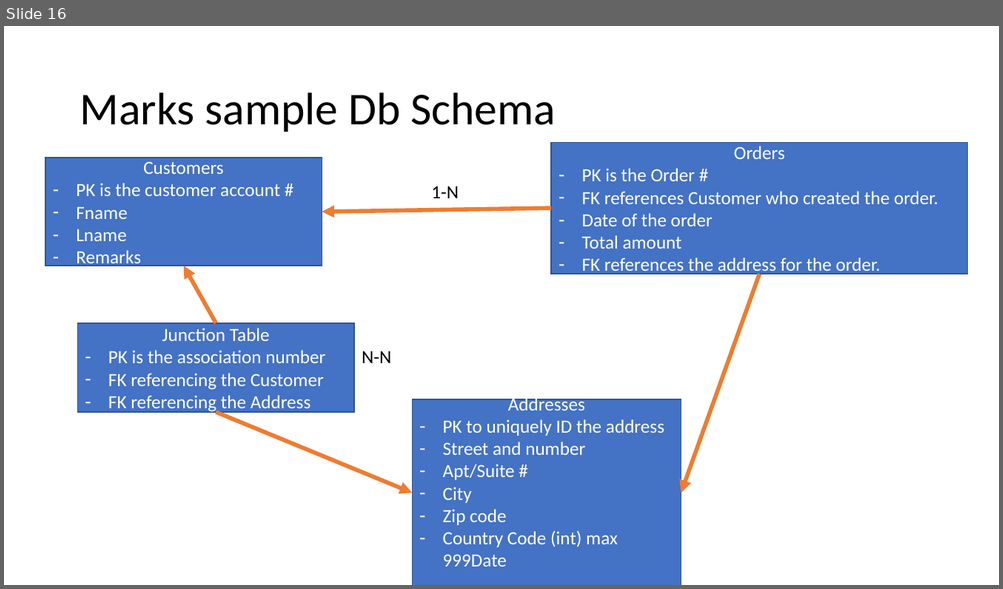
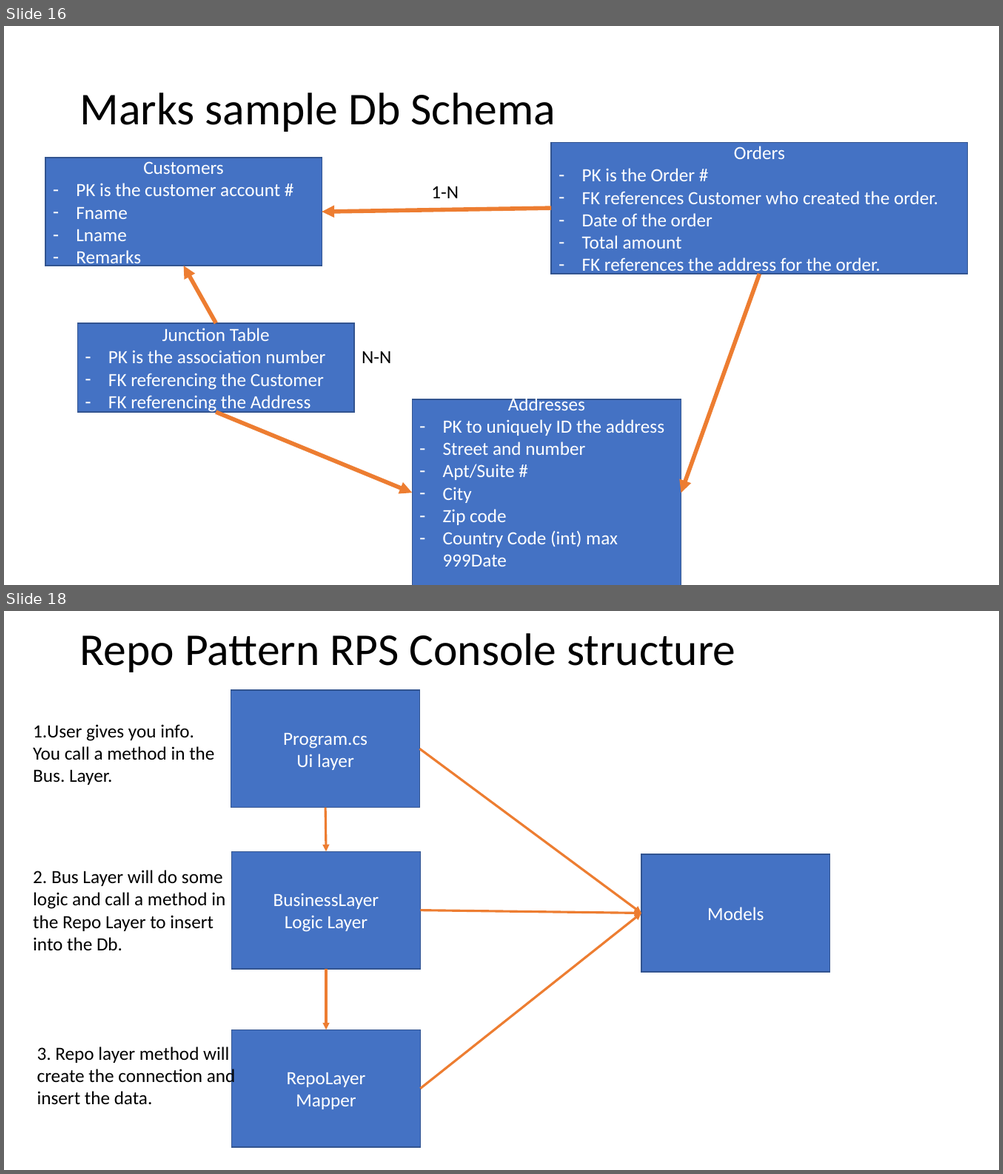
Before and after one commit to 071822-dotnet-ext-batch-org/071822-dotnet-ext-batch-repo, a slide deck: MarkDrawrings.pptx. Shown one above the other, each under a label of ours: slide 16 before the commit, slides 16 and 18 after it; the slides between them are not shown. The pictures are 1003x589 and 1003x1174 pixels, drawn with LibreOffice and Linux fonts; fonts in the diff are those of the drawing. Boxes give left, top, right and bottom in pixels: in the first picture for what was removed or moved away, otherwise in the second. Text is boxed around its words. In the diff, an @@ line names an element or a change of style, - is before the commit and + after.

Commit message:
adds changes to file structure of RpsCOnsole with Db

```diff
--- a/MarkDrawrings.pptx
+++ b/MarkDrawrings.pptx
@@ slide 18 added at [4,611,999,1170], background #FFFFFF @@
@@ title added at [79,633,736,672], 44 pt, text #000000 @@
+Repo Pattern RPS Console structure
@@ rectangle added at [231,690,420,808], fill #4472C4, outline #325491 1 pt, 18 pt, text #FFFFFF @@
+Program.cs
+Ui layer
@@ text added at [33,724,214,785], 18 pt, text #000000 @@
+1.User gives you info.
+You call a method in the Bus. Layer.
@@ arrow added from (420, 749) to (641, 913), #ED7D31 2.25 pt @@
@@ arrow added from (326, 808) to (327, 852), #ED7D31 2.25 pt @@
@@ rectangle added at [232,852,421,970], fill #4472C4, outline #325491 1 pt, 18 pt, text #FFFFFF @@
+BusinessLayer
+Logic Layer
@@ rectangle added at [641,854,830,972], fill #4472C4, outline #325491 1 pt, 18 pt, text #FFFFFF @@
+Models
@@ text added at [33,870,225,951], 18 pt, text #000000 @@
+2. Bus Layer will do some logic and call a method in the Repo Layer to insert into the Db.
@@ arrow added from (421, 910) to (641, 913), #ED7D31 2.25 pt @@
@@ arrow added from (421, 1089) to (641, 913), #ED7D31 2.25 pt @@
@@ arrow added from (327, 969) to (327, 1031), #ED7D31 2.25 pt @@
@@ rectangle added at [232,1031,421,1148], fill #4472C4, outline #325491 1 pt, 18 pt, text #FFFFFF @@
+RepoLayer
+Mapper
@@ text added at [37,1047,236,1105], 18 pt, text #000000 @@
+3. Repo layer method will create the connection and insert the data.
```
Also in this commit, not shown: 1 slide changed, 16 other files.
